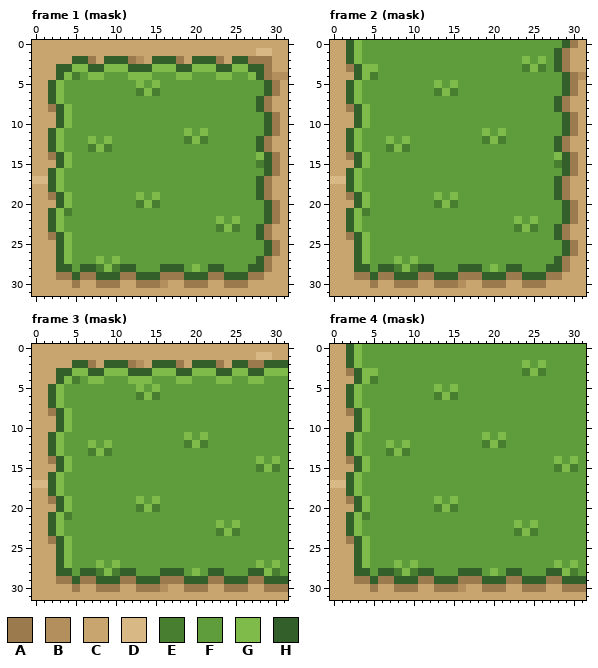
Pixel-art file -- Assets/Sprites/Terrain/grass.aseprite. Above is the file before it was changed.
32x32 pixels, 16 frames. Shown: frame 1 (mask), frame 2 (mask), frame 3 (mask), frame 4 (mask). The commit also changed other frames, which this record leaves out.
Palette (. is transparent): A #9b7a4e  B #b38f5d  C #c8a46e  D #d8b985  E #477e2f  F #5f9d3c  G #7fbb4b  H #33602a
Pixels before, frame 1 (mask), first column x 0:
 0 CCCCCCCCCCCCCCCCCCCCCCCCCCCCCCCC
 1 CCCCCCCCCCCCCCCCCCCCCCCCCCCCDDCC
 2 CCCCCHHACHHHABCHHHACHHHACHHAAACC
 3 CCCHHGGHHGGGHHHGGGHHGGGHHGGHHACC
 4 CCCHGEFGGFFFGGGFFFGGFFFGGFFGHABB
 5 CCHGFFFFFFFFFGFGFFFFFFFFFFFFFHAC
 6 CCHGFFFFFFFFFEGEFFFFFFFFFFFFFHAC
 7 CCHGFFFFFFFFFFFFFFFFFFFFFFFFHACC
 8 CCAHGFFFFFFFFFFFFFFFFFFFFFFFHACC
 9 CCCHGFFFFFFFFFFFFFFFFFFFFFFFFHAC
10 CCCHGFFFFFFFFFFFFFFFFFFFFFFFFHAC
11 CCHGFFFFFFFFFFFFFFFGFGFFFFFFFHAC
12 CCHGFFFGFGFFFFFFFFFEGEFFFFFFHACC
13 CCHGFFFEGEFFFFFFFFFFFFFFFFFFHACC
14 CCAHGFFFFFFFFFFFFFFFFFFFFFFFGHAC
15 CCCHGFFFFFFFFFFFFFFFFFFFFFFFEHAC
16 CCHGFFFFFFFFFFFFFFFFFFFFFFFFFHAC
17 DDHGFFFFFFFFFFFFFFFFFFFFFFFFHACC
18 CCHGFFFFFFFFFFFFFFFFFFFFFFFFHACC
19 CCAHGFFFFFFFFGFGFFFFFFFFFFFFHACC
20 CCCHGFFFFFFFFEGEFFFFFFFFFFFFFHAC
21 CCHGEFFFFFFFFFFFFFFFFFFFFFFFFHAC
22 CCHGFFFFFFFFFFFFFFFFFFFGFGFFFHAC
23 CCHGFFFFFFFFFFFFFFFFFFFEGEFFHACC
24 CCAHGFFFFFFFFFFFFFFFFFFFFFFFHACC
25 CCCHGFFFFFFFFFFFFFFFFFFFFFFFFHAC
26 CCCHGFFFFFFFFFFFFFFFFFFFFFFFFHAC
27 CCCHGFFFGFGFFFFFFFFFFFFFFFFFHACC
28 CCCHHFHHEGEHHFFFHHHFGFHHFFFHHACC
29 CCCAAHAAHHHAAHHHAAAHHHAAHHHAACCC
30 CCCCCACCAAACCAAABCCAAACCAAACCCCC
31 CCCCCCCCCCCCCCCCCCCCCCCCCCCCCCCC
Pixels before, frame 2 (mask), first column x 0:
 0 CCHGFFFFFFFFFFFFFFFFFFFFFFFFFHAC
 1 CCHGFFFFFFFFFFFFFFFFFFFFFFFFHACC
 2 CCHGFFFFFFFFFFFFFFFFFFFFGFGFHACC
 3 CCAHGGFFFFFFFFFFFFFFFFFFEGEFHACC
 4 CCCHGEFFFFFFFFFFFFFFFFFFFFFFFHAB
 5 CCHGFFFFFFFFFGFGFFFFFFFFFFFFFHAC
 6 CCHGFFFFFFFFFEGEFFFFFFFFFFFFFHAC
 7 CCHGFFFFFFFFFFFFFFFFFFFFFFFFHACC
 8 CCAHGFFFFFFFFFFFFFFFFFFFFFFFHACC
 9 CCCHGFFFFFFFFFFFFFFFFFFFFFFFFHAC
10 CCCHGFFFFFFFFFFFFFFFFFFFFFFFFHAC
11 CCHGFFFFFFFFFFFFFFFGFGFFFFFFFHAC
12 CCHGFFFGFGFFFFFFFFFEGEFFFFFFHACC
13 CCHGFFFEGEFFFFFFFFFFFFFFFFFFHACC
14 CCAHGFFFFFFFFFFFFFFFFFFFFFFFGHAC
15 CCCHGFFFFFFFFFFFFFFFFFFFFFFFEHAC
16 CCHGFFFFFFFFFFFFFFFFFFFFFFFFFHAC
17 DDHGFFFFFFFFFFFFFFFFFFFFFFFFHACC
18 CCHGFFFFFFFFFFFFFFFFFFFFFFFFHACC
19 CCAHGFFFFFFFFGFGFFFFFFFFFFFFHACC
20 CCCHGFFFFFFFFEGEFFFFFFFFFFFFFHAC
21 CCHGEFFFFFFFFFFFFFFFFFFFFFFFFHAC
22 CCHGFFFFFFFFFFFFFFFFFFFGFGFFFHAC
23 CCHGFFFFFFFFFFFFFFFFFFFEGEFFHACC
24 CCAHGFFFFFFFFFFFFFFFFFFFFFFFHACC
25 CCCHGFFFFFFFFFFFFFFFFFFFFFFFFHAC
26 CCCHGFFFFFFFFFFFFFFFFFFFFFFFFHAC
27 CCCHGFFFGFGFFFFFFFFFFFFFFFFFHACC
28 CCCHHFHHEGEHHFFFHHHFGFHHFFFHHACC
29 CCCAAHAAHHHAAHHHAAAHHHAAHHHAACCC
30 CCCCCACCAAACCAAABCCAAACCAAACCCCC
31 CCCCCCCCCCCCCCCCCCCCCCCCCCCCCCCC
Pixels before, frame 3 (mask), first column x 0:
 0 CCCCCCCCCCCCCCCCCCCCCCCCCCCCCCCC
 1 CCCCCCCCCCCCCCCCCCCCCCCCCCCCDDCC
 2 CCCCCHHACHHHABCHHHACHHHACHHAAHHH
 3 CCCHHGGHHGGGHHHGGGHHGGGHHGGHHGGG
 4 CCCHGEFGGFFFGGGFFFGGFFFGGFFGGFFF
 5 CCHGFFFFFFFFFGFGFFFFFFFFFFFFFFFF
 6 CCHGFFFFFFFFFEGEFFFFFFFFFFFFFFFF
 7 CCHGFFFFFFFFFFFFFFFFFFFFFFFFFFFF
 8 CCAHGFFFFFFFFFFFFFFFFFFFFFFFFFFF
 9 CCCHGFFFFFFFFFFFFFFFFFFFFFFFFFFF
10 CCCHGFFFFFFFFFFFFFFFFFFFFFFFFFFF
11 CCHGFFFFFFFFFFFFFFFGFGFFFFFFFFFF
12 CCHGFFFGFGFFFFFFFFFEGEFFFFFFFFFF
13 CCHGFFFEGEFFFFFFFFFFFFFFFFFFFFFF
14 CCAHGFFFFFFFFFFFFFFFFFFFFFFFGFGF
15 CCCHGFFFFFFFFFFFFFFFFFFFFFFFEGEF
16 CCHGFFFFFFFFFFFFFFFFFFFFFFFFFFFF
17 DDHGFFFFFFFFFFFFFFFFFFFFFFFFFFFF
18 CCHGFFFFFFFFFFFFFFFFFFFFFFFFFFFF
19 CCAHGFFFFFFFFGFGFFFFFFFFFFFFFFFF
20 CCCHGFFFFFFFFEGEFFFFFFFFFFFFFFFF
21 CCHGEFFFFFFFFFFFFFFFFFFFFFFFFFFF
22 CCHGFFFFFFFFFFFFFFFFFFFGFGFFFFFF
23 CCHGFFFFFFFFFFFFFFFFFFFEGEFFFFFF
24 CCAHGFFFFFFFFFFFFFFFFFFFFFFFFFFF
25 CCCHGFFFFFFFFFFFFFFFFFFFFFFFFFFF
26 CCCHGFFFFFFFFFFFFFFFFFFFFFFFFFFF
27 CCCHGFFFGFGFFFFFFFFFFFFFFFFFGFGF
28 CCCHHFHHEGEHHFFFHHHFGFHHFFFHHGEF
29 CCCAAHAAHHHAAHHHAAAHHHAAHHHAAHHH
30 CCCCCACCAAACCAAABCCAAACCAAACCAAA
31 CCCCCCCCCCCCCCCCCCCCCCCCCCCCCCCC
Pixels before, frame 4 (mask), first column x 0:
 0 CCHGFFFFFFFFFFFFFFFFFFFFFFFFFFFF
 1 CCHGFFFFFFFFFFFFFFFFFFFFFFFFFFFF
 2 CCHGFFFFFFFFFFFFFFFFFFFFGFGFFFFF
 3 CCAHGGFFFFFFFFFFFFFFFFFFEGEFFFFF
 4 CCCHGEFFFFFFFFFFFFFFFFFFFFFFFFFF
 5 CCHGFFFFFFFFFGFGFFFFFFFFFFFFFFFF
 6 CCHGFFFFFFFFFEGEFFFFFFFFFFFFFFFF
 7 CCHGFFFFFFFFFFFFFFFFFFFFFFFFFFFF
 8 CCAHGFFFFFFFFFFFFFFFFFFFFFFFFFFF
 9 CCCHGFFFFFFFFFFFFFFFFFFFFFFFFFFF
10 CCCHGFFFFFFFFFFFFFFFFFFFFFFFFFFF
11 CCHGFFFFFFFFFFFFFFFGFGFFFFFFFFFF
12 CCHGFFFGFGFFFFFFFFFEGEFFFFFFFFFF
13 CCHGFFFEGEFFFFFFFFFFFFFFFFFFFFFF
14 CCAHGFFFFFFFFFFFFFFFFFFFFFFFGFGF
15 CCCHGFFFFFFFFFFFFFFFFFFFFFFFEGEF
16 CCHGFFFFFFFFFFFFFFFFFFFFFFFFFFFF
17 DDHGFFFFFFFFFFFFFFFFFFFFFFFFFFFF
18 CCHGFFFFFFFFFFFFFFFFFFFFFFFFFFFF
19 CCAHGFFFFFFFFGFGFFFFFFFFFFFFFFFF
20 CCCHGFFFFFFFFEGEFFFFFFFFFFFFFFFF
21 CCHGEFFFFFFFFFFFFFFFFFFFFFFFFFFF
22 CCHGFFFFFFFFFFFFFFFFFFFGFGFFFFFF
23 CCHGFFFFFFFFFFFFFFFFFFFEGEFFFFFF
24 CCAHGFFFFFFFFFFFFFFFFFFFFFFFFFFF
25 CCCHGFFFFFFFFFFFFFFFFFFFFFFFFFFF
26 CCCHGFFFFFFFFFFFFFFFFFFFFFFFFFFF
27 CCCHGFFFGFGFFFFFFFFFFFFFFFFFGFGF
28 CCCHHFHHEGEHHFFFHHHFGFHHFFFHHGEF
29 CCCAAHAAHHHAAHHHAAAHHHAAHHHAAHHH
30 CCCCCACCAAACCAAABCCAAACCAAACCAAA
31 CCCCCCCCCCCCCCCCCCCCCCCCCCCCCCCC
The result:
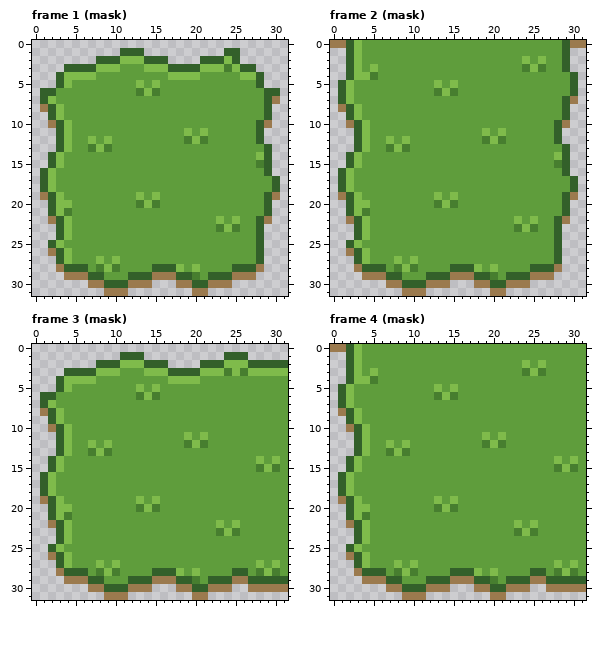
Diff:
Changed rows in their new state; - is an unchanged pixel.
Frame 1 (mask):
first column x 0:
 0 ................................
 1 ...........HHH..........HH......
 2 ........H--GGGH--....--HG-......
 3 ....-HH-G--FFFG--H--H--GE-H-....
 4 ...--GG-F---FFF--G--G--FF-G--...
 5 ...HG-----------------------H...
 6 .H-F--------------------------H.
 7 .HGF------------------------FHA.
 8 .AHGF-----------------------FH..
 9 ..HGF-------------------------..
10 ..A-------------------------HA..
11 ...HG-----------------------H...
12 ...HG------------------------...
13 ...HG-----------------------FH..
14 ..HGF-------------------------..
15 ..HGF-------------------------..
16 .HGF--------------------------..
17 .HGF------------------------FFH.
18 .HGF------------------------FFH.
19 .AHGF-----------------------FHA.
20 ..HG--------------------------..
21 ..----------------------------..
22 ..AHG-----------------------HA..
23 ...HG------------------------...
24 ...--------------------------...
25 ..HGF-----------------------H...
26 ..A-------------------------H...
27 ...--------------------------...
28 ...A-H-F---FF--H--G---FF-HH-A...
29 ....-A-H-FFFH--A--H-EFHH-AA-....
30 .......A-HHHA--...A-HHAA-.......
31 .........AAA........AA..........
Frame 2 (mask):
first column x 0:
 0 AA-----------------------------A
 1 ..--------------------------FH..
 2 ..--------------------------FH..
 3 ..HGF-----------------------FH..
 4 ..HG-------------------------FH.
 5 .HGF-------------------------FH.
 6 .HGF-------------------------FH.
 7 .HGF------------------------FHA.
 8 .AHGF-----------------------FH..
 9 ..HGF-------------------------..
10 ..A-------------------------HA..
11 ...HG-----------------------H...
12 ...HG------------------------...
13 ...HG-----------------------FH..
14 ..HGF-------------------------..
15 ..HGF-------------------------..
16 .HGF--------------------------..
17 .HGF------------------------FFH.
18 .HGF------------------------FFH.
19 .AHGF-----------------------FHA.
20 ..HG--------------------------..
21 ..----------------------------..
22 ..AHG-----------------------HA..
23 ...HG------------------------...
24 ...--------------------------...
25 ..HGF-----------------------H...
26 ..A-------------------------H...
27 ...--------------------------...
28 ...A-H-F---FF--H--G---FF-HH-A...
29 ....-A-H-FFFH--A--H-EFHH-AA-....
30 .......A-HHHA--...A-HHAA-.......
31 .........AAA........AA..........
Frame 3 (mask):
first column x 0:
 0 ................................
 1 ...........HHH..........HHH.....
 2 ........H--GGGH--....--HGGGHH---
 3 ....-HH-G--FFFG--H--H--GE-EGG---
 4 ...--GG-F---FFF--G--G--FF--FF---
 5 ...HG---------------------------
 6 .H-F----------------------------
 7 .HGF----------------------------
 8 .AHGF---------------------------
 9 ..HGF---------------------------
10 ..A-----------------------------
11 ...HG---------------------------
12 ...HG---------------------------
13 ...HG---------------------------
14 ..HGF---------------------------
15 ..HGF---------------------------
16 .HGF----------------------------
17 .HGF----------------------------
18 .HGF----------------------------
19 .AHGF---------------------------
20 ..HG----------------------------
21 ..------------------------------
22 ..AHG---------------------------
23 ...HG---------------------------
24 ...-----------------------------
25 ..HGF---------------------------
26 ..A-----------------------------
27 ...-----------------------------
28 ...A-H-F---FF--H--G---FF-HHFE---
29 ....-A-H-FFFH--A--H-EFHH-AAHH---
30 .......A-HHHA--...A-HHAA-..AA---
31 .........AAA........AA..........
Frame 4 (mask):
first column x 0:
 0 AA------------------------------
 1 ..------------------------------
 2 ..------------------------------
 3 ..HGF---------------------------
 4 ..HG----------------------------
 5 .HGF----------------------------
 6 .HGF----------------------------
 7 .HGF----------------------------
 8 .AHGF---------------------------
 9 ..HGF---------------------------
10 ..A-----------------------------
11 ...HG---------------------------
12 ...HG---------------------------
13 ...HG---------------------------
14 ..HGF---------------------------
15 ..HGF---------------------------
16 .HGF----------------------------
17 .HGF----------------------------
18 .HGF----------------------------
19 .AHGF---------------------------
20 ..HG----------------------------
21 ..------------------------------
22 ..AHG---------------------------
23 ...HG---------------------------
24 ...-----------------------------
25 ..HGF---------------------------
26 ..A-----------------------------
27 ...-----------------------------
28 ...A-H-F---FF--H--G---FF-HHFE---
29 ....-A-H-FFFH--A--H-EFHH-AAHH---
30 .......A-HHHA--...A-HHAA-..AA---
31 .........AAA........AA..........
Boxes around the changes in both pictures, in picture pixels (x1, y1, x2, y2):
changed: (32, 40, 288, 296)
changed: (330, 40, 586, 296)
changed: (32, 344, 288, 600)
changed: (330, 344, 586, 600)
